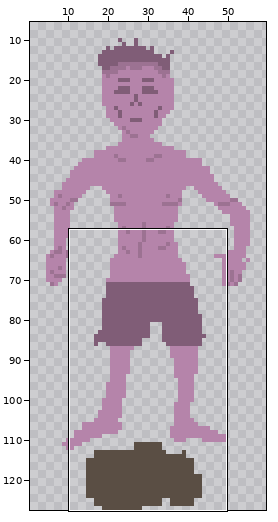
Two versions of one pixel-art file, assets/art/male_corpse_thin.aseprite. The first picture is a wide view before the edit; the outline marks the close-up.
Close-up. Before the commit:
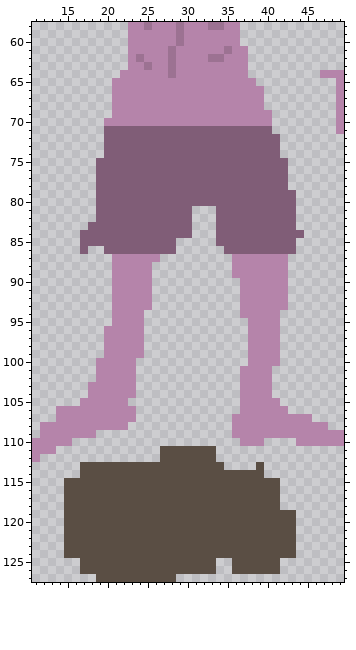
64x128 pixels, 1 frame. Shown: x 11..49, y 58..127. The wide view leaves out empty margins.
After the commit:
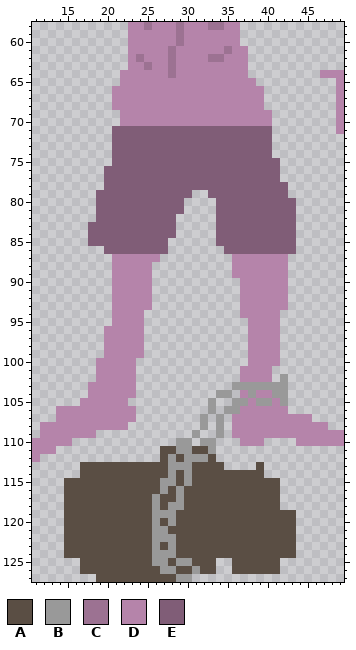
Palette (. is transparent): A #5a4e44  B #999999  C #9c7292  D #b584aa  E #805d77
Author's note on the commit: Worked on the chain
From old to new:
layer "body" added
layer "rock and chain" added
layer "Layer 1" removed
Changed rows in their new state; - is an unchanged pixel.
first column x 21:
 65 .
first column x 17:
 69 ----.-----------------------
 70 ---..-----------------------
 71 ---.------------------------
 72 ---.--------------------.---
 73 ---.--------------------.---
 74 ---.--------------------.---
 75 --..---------------------.--
 76 --.----------------------.--
 77 --.----------------------.--
 78 --.-------------------------
 79 --------------..----------.-
 80 -------------....-----------
 81 -------------.--------------
 82 ------------..--------------
 83 ------------..--------------
 84 .-----------..-------------.
 85 .----------.----------------
 86 .----------.----------------
first column x 26:
102 ----------------B
103 ----------BBBBBBB
104 --------BB--B--BB
105 -------B--BB-BB-B
106 -------B-BB------
107 ------B-B--------
108 ------B-B--------
109 -----B--B--------
110 ---BB-BB---------
111 ---BB--B---------
112 --B-BBB----------
113 --BBB------------
114 --B-B------------
115 -BB-B------------
116 -B-B-------------
117 B--B-------------
118 B-BB-------------
119 BBB--------------
120 B-B--------------
121 BB---------------
122 BBB--------------
123 B-B--------------
124 BBB--------------
125 BB-BB------------
126 -BB--B-----------
127 ---BB------------
Where, in picture pixels (left, top, right, bottom), the same in both close-ups:
erased: (96, 78, 120, 190)
erased: (272, 134, 304, 238)
erased: (168, 190, 216, 254)
erased: (80, 230, 88, 254)
changed: (152, 374, 288, 582)
